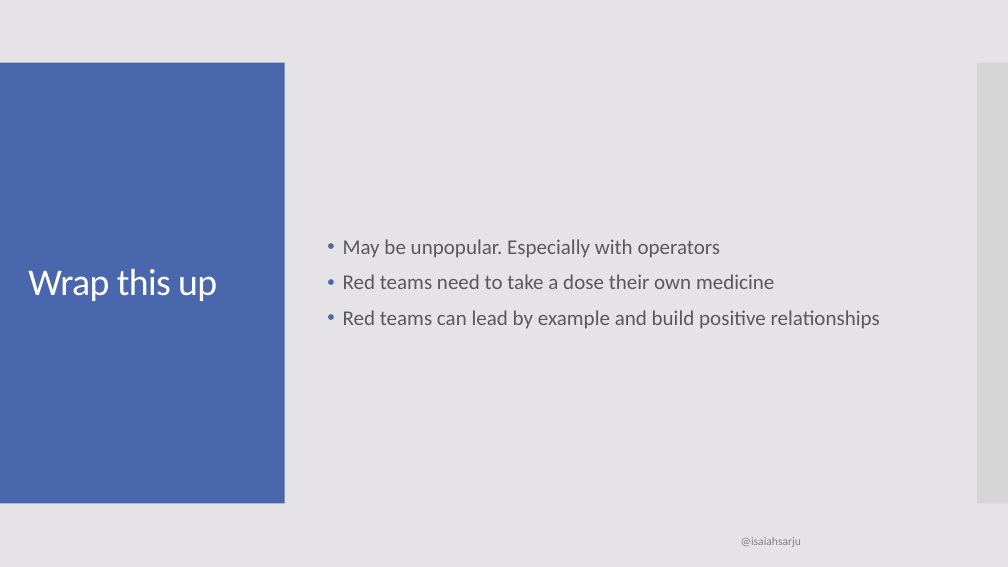
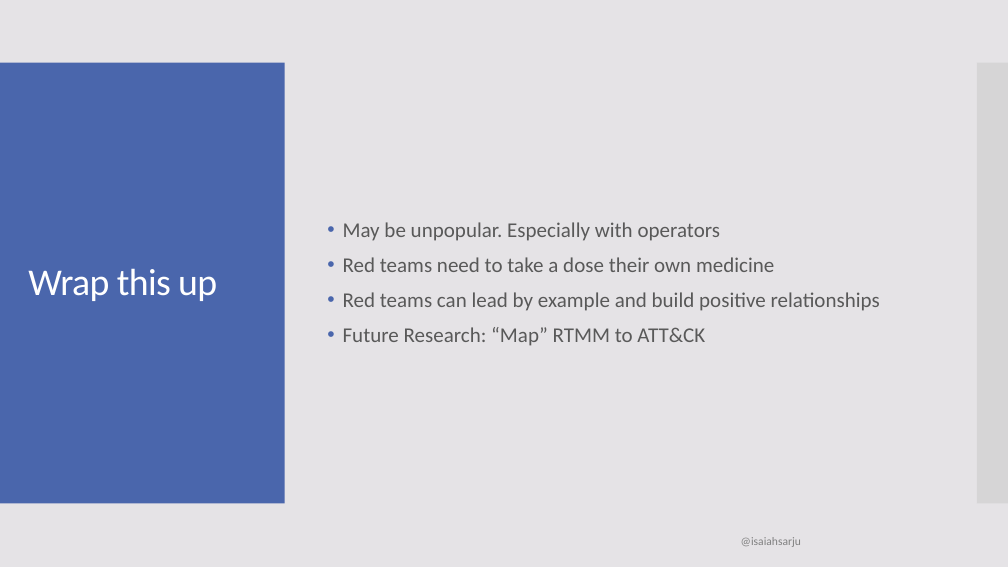
Before and after one commit to isaiahsarju/presentations, a slide deck: slide 19 of Why your red team should not be special/RedTeamSpecial.pptx. Drawn at 1008x567 pixels with LibreOffice and Linux fonts; fonts in the diff are those of the drawing. Boxes give left, top, right and bottom in pixels: in the first picture for what was removed or moved away, otherwise in the second. Text is boxed around its words. In the diff, an @@ line names an element or a change of style, - is before the commit and + after.

```diff
--- a/Why your red team should not be special/RedTeamSpecial.pptx
+++ b/Why your red team should not be special/RedTeamSpecial.pptx
@@ text at [343, 327, 705, 346]: paragraph added @@
+• Future Research: “Map” RTMM to ATT&CK
```
Also in this commit, not shown: 4 other slides changed.
